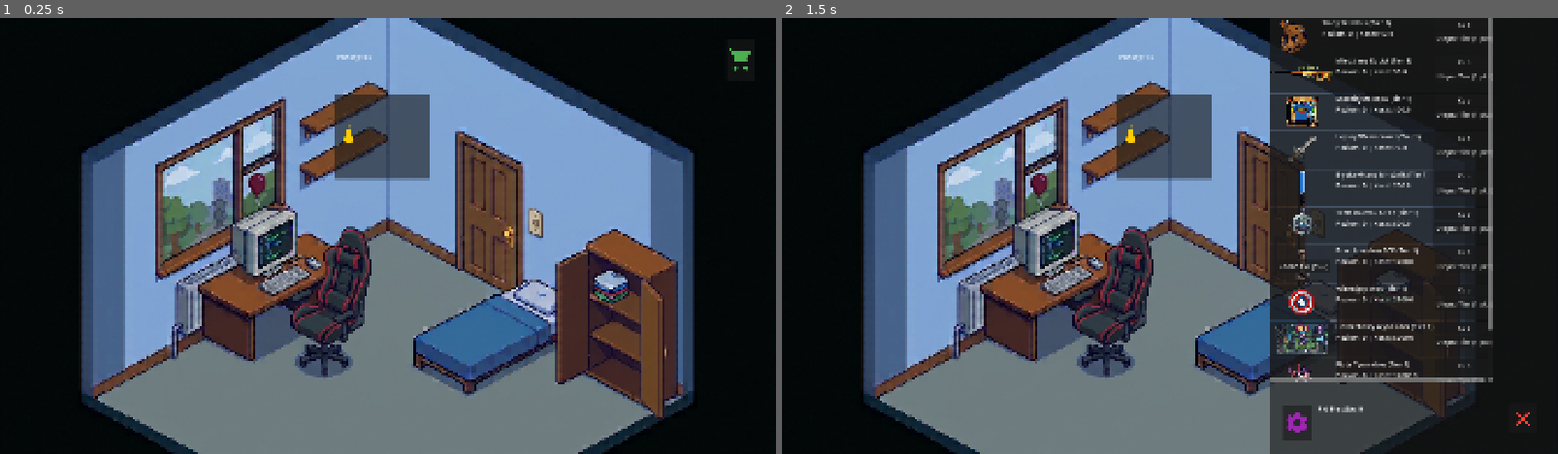
Above: before the commit, frames 1-2 (left to right).
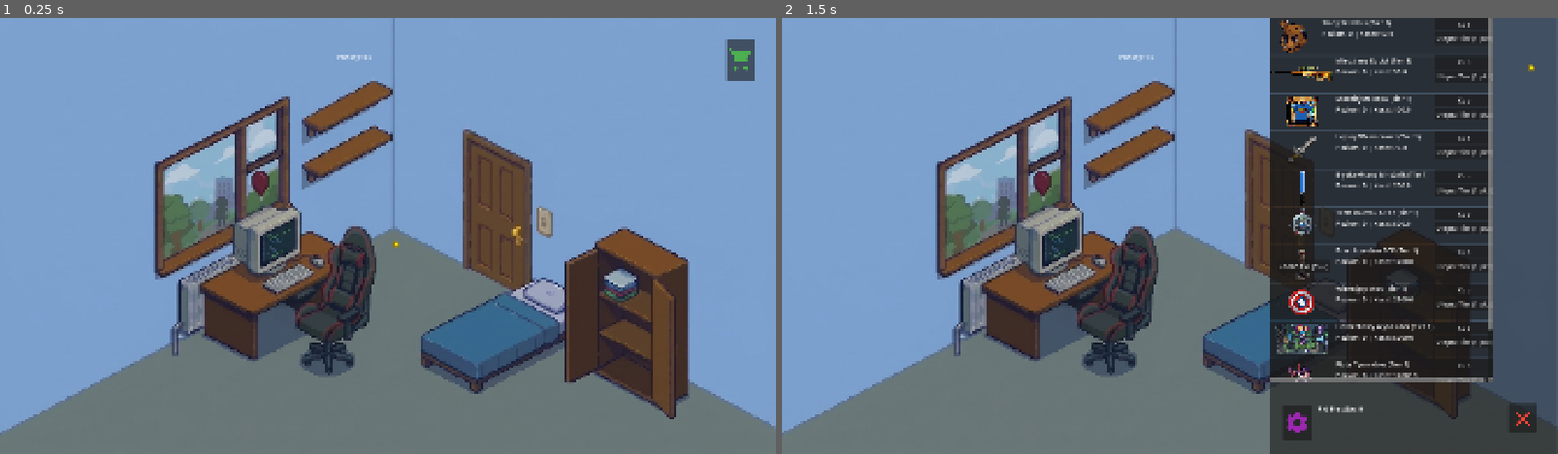
Above: after the commit, the same moments.

Repository: RafalTopola/Clicker-
Game: Godot game, scene res://node_2d.tscn
Two runs of this game, one before a commit and one after it. Both use one fixed random seed, a clock stepped at 60 frames per second and the inputs below.
Inputs (mouse positions are in pixels of both pictures, inside the frame that each line leads up to):
- Up to frame 1 (0.25 s): no input
- Up to frame 2 (1.5 s): click (1162, 135) at 0.52 s; click (1519, 61) at 1.25 s

The runs differ from the first frame. In frame 1, 56% of the frame differs, in the area x 0-100%, y 0-100%; in frame 2, 46%.

Commit message:
Nowa wersja background (poprawiona) + nowy kursor który działa

Diff:
--- a/clikerek/Main.gd
+++ b/clikerek/Main.gd
@@ -8,12 +8,14 @@
 @onready var upgrades_container: VBoxContainer = $CanvasLayer/ShopPanel/ScrollContainer/VBoxContainer
 @onready var prestige_button: Button = $CanvasLayer/ShopPanel/PrestigeButton
 @onready var prestige_label: Label = $CanvasLayer/ShopPanel/PrestigePointsLabel
+@onready var custom_cursor: TextureRect = $CanvasLayer/CustomCursor
 
 var all_upgrades: Array[UpgradeItem] = []
 
 func _ready() -> void:
 	GameManager.score_changed.connect(_update_ui)
 	GameManager.stats_changed.connect(_update_stats_display)
+
 
 	click_button.pressed.connect(_on_click_pressed)
 	shop_button.pressed.connect(_on_shop_button_pressed)
@@ -24,6 +26,7 @@
 	close_button.visible = false
 	shop_button.visible = true
 
+	hide_mouse()
 	_define_upgrades()
 	_populate_shop()
 	_update_ui(GameManager.score)
@@ -41,6 +44,25 @@
 	debug_btn.pressed.connect(func(): GameManager.add_score(1000.0))
 	shop_panel.add_child(debug_btn)
 	debug_btn.position = Vector2(20, 600)
+
+#Nowa funkcja do ukrywania standardowego kursora
+func hide_mouse() -> void:
+	Input.set_mouse_mode(Input.MOUSE_MODE_HIDDEN)
+	if custom_cursor:
+		custom_cursor.visible = true
+
+# Płynne podążanie kursora za pozycją myszy
+func cursor_movement(_delta: float) -> void:
+	if custom_cursor:
+		custom_cursor.global_position = get_global_mouse_position()
+		custom_cursor.move_to_front()
+
+# Obsługa klikania w dowolnym miejscu ekranu
+func click_everywhere(event: InputEvent) -> void:
+	if event is InputEventMouseButton and event.pressed and event.button_index == MOUSE_BUTTON_LEFT:
+		if shop_panel.visible:
+			return
+		GameManager.handle_click()
 
 func _update_prestige_display():
 	var label = shop_panel.get_node_or_null("PrestigePointsLabel")
@@ -292,3 +314,10 @@
 		# Pobieramy listę metod dostępnych w obiekcie (Refleksja)
 		if upgrade.has_method("apply_effect"):
 			print("-> Posiada metodę apply_effect()")
+
+# dwie funkcje wbudowane (Potrzebne do CustomCursor)
+func _process(delta: float) -> void:
+	cursor_movement(delta)
+
+func _unhandled_input(event: InputEvent) -> void:
+	click_everywhere(event)
--- a/clikerek/node_2d.tscn
+++ b/clikerek/node_2d.tscn
@@ -1,7 +1,8 @@
 [gd_scene format=3 uid="uid://0oln7vwayml6"]
 
 [ext_resource type="Script" uid="uid://c03mybcp0lhde" path="res://Main.gd" id="1_wtcfe"]
-[ext_resource type="Texture2D" uid="uid://cqxpjurax1itf" path="res://Pokoj_Nerda.png" id="2_kdubu"]
+[ext_resource type="Texture2D" uid="uid://cmxpjtw8ckf4c" path="res://Grafiki/Kursor/Kursor.png" id="2_7plk7"]
+[ext_resource type="Texture2D" uid="uid://bn6tsm5gnw614" path="res://Grafiki/Tło/PokojNerda.png" id="2_c4wnb"]
 [ext_resource type="Texture2D" uid="uid://dkrv0dvj068x7" path="res://icon_temp/click.svg" id="2_q6r6c"]
 [ext_resource type="Texture2D" uid="uid://cnn5tdcdr6pot" path="res://icon_temp/shop.svg" id="3_kdubu"]
 [ext_resource type="Texture2D" uid="uid://br623eqtt0mh1" path="res://Grafiki/Ulepszenia (przedmioty)/MaskaFreddy.png" id="3_rj586"]
@@ -45,13 +46,15 @@
 anchors_preset = 0
 offset_right = 1920.0
 offset_bottom = 1080.0
+mouse_filter = 2
 script = ExtResource("1_wtcfe")
 
-[node name="TextureRect" type="TextureRect" parent="." unique_id=856096394]
+[node name="Background" type="TextureRect" parent="." unique_id=856096394]
 layout_mode = 0
 offset_right = 40.0
 offset_bottom = 40.0
-texture = ExtResource("2_kdubu")
+mouse_filter = 2
+texture = ExtResource("2_c4wnb")
 
 [node name="MaskaFreddySprite" type="Sprite2D" parent="." unique_id=1519349961]
 visible = false
@@ -260,6 +263,7 @@
 offset_bottom = 190.0
 
 [node name="ClickButton" type="Button" parent="." unique_id=1238732168]
+visible = false
 layout_mode = 0
 offset_left = 828.0
 offset_top = 191.0
@@ -328,3 +332,10 @@
 offset_top = 956.0
 offset_right = 359.0
 offset_bottom = 1048.0
+
+[node name="CustomCursor" type="TextureRect" parent="CanvasLayer" unique_id=832014444]
+offset_right = 40.0
+offset_bottom = 40.0
+mouse_filter = 2
+texture = ExtResource("2_7plk7")
+expand_mode = 1
Binary file added: clikerek/Grafiki/Kursor/Kursor.png
Not shown, added: clikerek/Grafiki/Kursor/Kursor.png.import
Binary file added: clikerek/Grafiki/Tło/PokojNerda.png
Not shown, added: clikerek/Grafiki/Tło/PokojNerda.png.import
Not shown, added: clikerek/Muzyka/Gamela.mp3.import
Not shown, added: Grafiki/Kursor/Kursor.png
Not shown, added: Grafiki/Tło/PokojNerda.png
Not shown, removed: Grafiki/Tło/Pokoj_Nerda.png
Not shown, added: clikerek/Muzyka/Gamela.mp3
